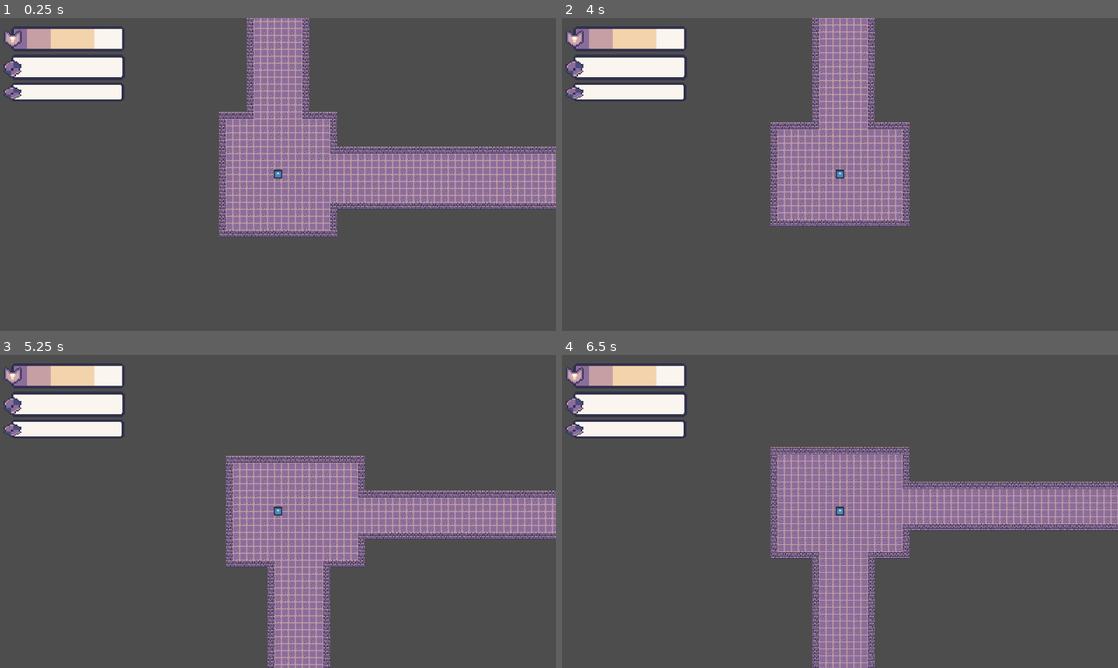
Above: before the commit, frames 1-4 (two rows, left to right).
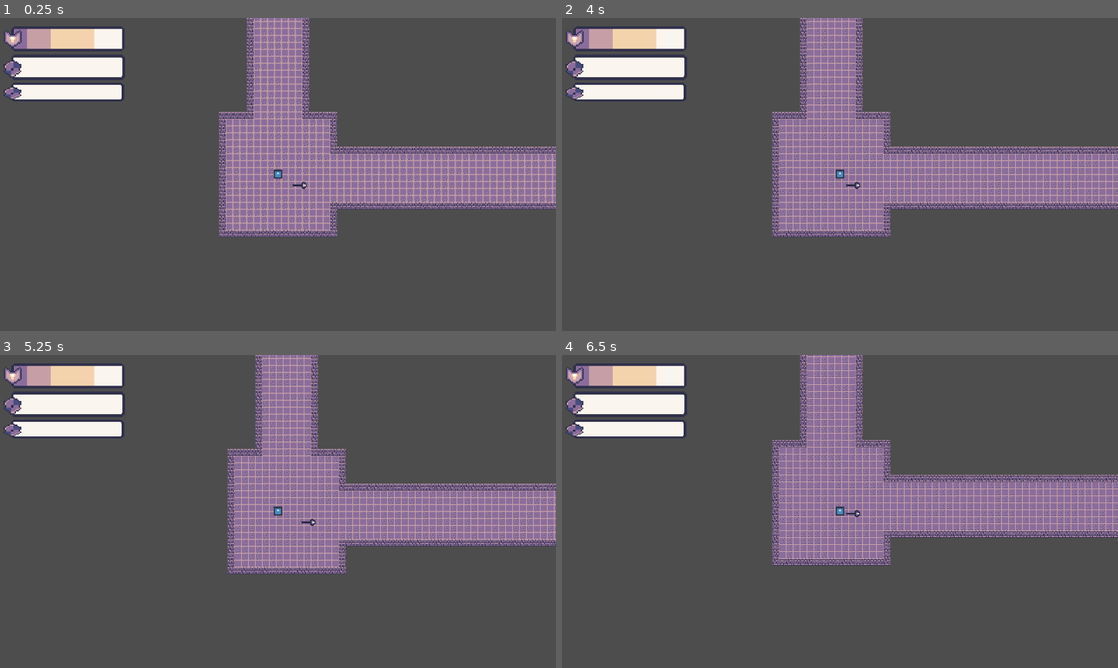
Above: after the commit, the same moments.

Repository: chabsseu/Stauffs-and-Magic
Game: Godot game, scene res://Scenes/Map/dungeon_generation.tscn
Two runs of this game, one before a commit and one after it. Both use one fixed random seed, a clock stepped at 60 frames per second and the inputs below. This scene is started directly instead of the project's main scene. The engine's default icon, where the game draws it, is replaced by a stand-in: a white triangle on a blue panel in a dark square.
Inputs (mouse positions are in pixels of both pictures, inside the frame that each line leads up to):
- Up to frame 1 (0.25 s): no input
- Up to frame 2 (4 s): tap Enter at 0.5, 2, 3.5 s; move the mouse to (962, 158) at 0.52 s; tap A (A) at 0.6 s; tap D (D) at 0.8, 1.35 s; tap Space at 1.25, 2.75 s; move the mouse to (728, 190) at 1.27 s; tap S (S) at 1.55, 2.1 s; move the mouse to (895, 105) at 2.02 s; tap W (W) at 2.3, 2.85 s; move the mouse to (812, 237) at 2.77 s; click (812, 237) at 3.05 s; move the mouse to (1006, 221) at 3.52 s; press the mouse at (1006, 221) at 3.53 s; tap 1 at 3.8 s
- Up to frame 3 (5.25 s): right-click (444, 558) at 4.15 s; tap Space at 4.25 s; move the mouse to (111, 464) at 4.27 s; release the mouse at (111, 464) at 4.28 s; tap 1 at 4.35 s; tap A (A) at 4.55, 5.1 s; move the mouse to (305, 511) at 5.02 s
- Up to frame 4 (6.5 s): tap D (D) at 5.3, 5.85 s; move the mouse to (756, 433) at 5.77 s; tap S (S) at 6.05 s

The runs differ from the first frame. In frame 1, less than 0.1% of the frame differs, in the area x 52-56%, y 52-55%; in frame 2, 16%, in the area x 37-100%, y 0-70%; in frame 3, 14%; in frame 4, 15%.

Commit message:
added a weapon in the spawn room rename the scene and script of the normal staff

Diff:
--- a/Scenes/Map/dungeon_generation.tscn
+++ b/Scenes/Map/dungeon_generation.tscn
@@ -3,6 +3,8 @@
 [ext_resource type="Script" uid="uid://dsp08475xingl" path="res://Scripts/Map/dungeon_generation.gd" id="1_ngs3x"]
 [ext_resource type="Texture2D" uid="uid://blw7wkta0c20d" path="res://Assets/Tilemaps/Tilemap.png" id="2_eo2qp"]
 [ext_resource type="PackedScene" uid="uid://c2xkrph0al5nw" path="res://Scenes/Player/player.tscn" id="3_i8072"]
+[ext_resource type="PackedScene" uid="uid://bb8c2mi17642k" path="res://Scenes/Weapon/normal_staff.tscn" id="4_eo2qp"]
+[ext_resource type="PackedScene" uid="uid://vwhok55g8tdn" path="res://Scenes/Weapon/weapon_pickup.tscn" id="4_i8072"]
 
 [sub_resource type="TileSetAtlasSource" id="TileSetAtlasSource_qpfl8"]
 texture = ExtResource("2_eo2qp")
@@ -20,12 +22,16 @@
 physics_layer_0/collision_mask = 3
 sources/0 = SubResource("TileSetAtlasSource_qpfl8")
 
-[node name="DungeonGeneration" type="Node2D" unique_id=944595626 node_paths=PackedStringArray("tilemap", "player")]
+[node name="DungeonGeneration" type="Node2D" unique_id=944595626 node_paths=PackedStringArray("tilemap", "player", "weapon")]
 script = ExtResource("1_ngs3x")
 tilemap = NodePath("TileMapLayer")
 player = NodePath("Player")
+weapon = NodePath("WeaponPickup")
 
 [node name="TileMapLayer" type="TileMapLayer" parent="." unique_id=130257482]
 tile_set = SubResource("TileSet_43nnj")
 
 [node name="Player" parent="." unique_id=672141086 instance=ExtResource("3_i8072")]
+
+[node name="WeaponPickup" parent="." unique_id=1111887552 instance=ExtResource("4_i8072")]
+weapon_scene = ExtResource("4_eo2qp")
--- a/Scenes/Weapon/fireball.tscn
+++ b/Scenes/Weapon/normal_bullet.tscn
@@ -1,6 +1,6 @@
-[gd_scene load_steps=7 format=3 uid="uid://cwhm57krd0ufx"]
+[gd_scene format=3 uid="uid://b73i2gtjsahu6"]
 
-[ext_resource type="Script" uid="uid://ctg5an4ukt77v" path="res://Scripts/Weapon/fireball.gd" id="1_yaaur"]
+[ext_resource type="Script" uid="uid://cmohr82nnlqm4" path="res://Scripts/Weapon/normal_bullet.gd" id="1_v2b01"]
 [ext_resource type="Texture2D" uid="uid://dd6mfgqr2awsl" path="res://Assets/Weapon/normal_bullet.png" id="2_yaaur"]
 
 [sub_resource type="CircleShape2D" id="CircleShape2D_yaaur"]
@@ -28,18 +28,18 @@
 "speed": 5.0
 }]
 
-[node name="fireball" type="Area2D"]
-script = ExtResource("1_yaaur")
+[node name="normal_bullet" type="Area2D" unique_id=1588335064]
+script = ExtResource("1_v2b01")
 
-[node name="CollisionShape2D" type="CollisionShape2D" parent="."]
+[node name="CollisionShape2D" type="CollisionShape2D" parent="." unique_id=104939407]
 position = Vector2(1, 0)
 shape = SubResource("CircleShape2D_yaaur")
 
-[node name="VisibleOnScreenNotifier2D" type="VisibleOnScreenNotifier2D" parent="."]
+[node name="VisibleOnScreenNotifier2D" type="VisibleOnScreenNotifier2D" parent="." unique_id=1288859332]
 position = Vector2(-3, -15)
-rect = Rect2(-6, -41, 16, 111)
+rect = Rect2(-6, -810, 16, 1649)
 
-[node name="AnimatedSprite2D" type="AnimatedSprite2D" parent="."]
+[node name="AnimatedSprite2D" type="AnimatedSprite2D" parent="." unique_id=984065580]
 position = Vector2(1, 0)
 sprite_frames = SubResource("SpriteFrames_r7n0h")
 animation = &"fire"
--- a/Scenes/Weapon/fireball_skill.tscn
+++ b/Scenes/Weapon/normal_bullet_skill.tscn
@@ -1,7 +1,7 @@
-[gd_scene load_steps=7 format=3 uid="uid://dgiwswgaq7vv8"]
+[gd_scene format=3 uid="uid://lwe3lo5254o3"]
 
 [ext_resource type="Texture2D" uid="uid://dd6mfgqr2awsl" path="res://Assets/Weapon/normal_bullet.png" id="1_og70o"]
-[ext_resource type="Script" uid="uid://ctrgcril7ql8p" path="res://Scripts/Weapon/fireball_skill.gd" id="1_uf4oa"]
+[ext_resource type="Script" uid="uid://ykyp0fhxb2lj" path="res://Scripts/Weapon/normal_bullet_skill.gd" id="1_qp76t"]
 
 [sub_resource type="AtlasTexture" id="AtlasTexture_uf4oa"]
 atlas = ExtResource("1_og70o")
@@ -28,25 +28,19 @@
 [sub_resource type="CircleShape2D" id="CircleShape2D_776a2"]
 radius = 7.5
 
-[node name="Skill" type="Area2D"]
+[node name="Skill" type="Area2D" unique_id=1588988306]
 scale = Vector2(2, 2)
-script = ExtResource("1_uf4oa")
-speed = null
-damage = null
-has_status_effect = null
-effect_type = null
-effect_duration = null
-effect_value = null
+script = ExtResource("1_qp76t")
 
-[node name="AnimatedSprite2D" type="AnimatedSprite2D" parent="."]
+[node name="AnimatedSprite2D" type="AnimatedSprite2D" parent="." unique_id=483286188]
 sprite_frames = SubResource("SpriteFrames_2uye3")
 animation = &"skill"
 
-[node name="CollisionShape2D" type="CollisionShape2D" parent="."]
+[node name="CollisionShape2D" type="CollisionShape2D" parent="." unique_id=1275528258]
 shape = SubResource("CircleShape2D_776a2")
 
-[node name="VisibleOnScreenEnabler2D" type="VisibleOnScreenEnabler2D" parent="."]
-rect = Rect2(-7.5, -31.5, 15, 78)
+[node name="VisibleOnScreenEnabler2D" type="VisibleOnScreenEnabler2D" parent="." unique_id=747105646]
+rect = Rect2(-7.5, -400, 15, 816.5)
 
 [connection signal="body_entered" from="." to="." method="_on_body_entered"]
 [connection signal="screen_exited" from="VisibleOnScreenEnabler2D" to="." method="_on_visible_on_screen_enabler_2d_screen_exited"]
--- a/Scripts/Map/dungeon_generation.gd
+++ b/Scripts/Map/dungeon_generation.gd
@@ -2,7 +2,7 @@
 
 @export var tilemap : TileMapLayer
 @export var player : CharacterBody2D
-
+@export var weapon : Node2D
 const DUNGEON_WIDTH = 800
 const DUNGEON_HEIGHT = 800
 const MIN_CORRIDOR_LENGTH = 18
@@ -19,10 +19,10 @@
 func _ready():
 	create_dungeon()
 
-func _input(event):
-	if event is InputEventKey and event.is_pressed():
-		if event.keycode == KEY_1:
-			create_dungeon()
+# func _input(event):
+# 	if event is InputEventKey and event.is_pressed():
+# 		if event.keycode == KEY_1:
+# 			create_dungeon()
 
 # --------------------------------------------------
 # MAIN GENERATION
@@ -277,7 +277,22 @@
 	place_player(rooms)
 	add_walls()
 	render_dungeon()
-
+	weapon_place(rooms)
+# --------------------------------------------------
+# Weapon
+# --------------------------------------------------
+
+func weapon_place(rooms : Array[Rect2]):
+	if rooms.is_empty():
+		return
+
+	var spawn_room = rooms[0]
+	var base_pos = spawn_room.get_center() * 16
+
+	# offset by 20 pixels right, 10 pixels down
+	var offset = Vector2(50, 25)
+
+	weapon.position = base_pos + offset
 # --------------------------------------------------
 # PLAYER SPAWN
 # --------------------------------------------------
--- a/Scripts/Weapon/fireball.gd
+++ b/Scripts/Weapon/normal_bullet.gd
@@ -1,6 +1,6 @@
 extends Area2D
 
-@export var speed := 300
+@export var speed := 400
 @export var damage := 1
 
 @onready var sprite: AnimatedSprite2D = $AnimatedSprite2D
--- a/Scripts/Weapon/normal_staff.gd
+++ b/Scripts/Weapon/normal_staff.gd
@@ -1,7 +1,7 @@
 extends Node2D
 
-@onready var projectile_scene = preload("res://Scenes/Weapon/fireball.tscn")
-@onready var skill_scene = preload("res://Scenes/Weapon/fireball_skill.tscn")
+@onready var projectile_scene = preload("res://Scenes/Weapon/normal_bullet.tscn")
+@onready var skill_scene = preload("res://Scenes/Weapon/normal_bullet_skill.tscn")
 @onready var marker: Marker2D = $Marker2D
 
 #@export var cooldown: float = 0.2
Not shown, removed: Scripts/Weapon/fireball.gd.uid
Not shown, removed: Scripts/Weapon/fireball_skill.gd.uid
Not shown, added: Scripts/Weapon/normal_bullet.gd.uid
Renamed: Scripts/Weapon/fireball_skill.gd -> Scripts/Weapon/normal_bullet_skill.gd
Not shown, added: Scripts/Weapon/normal_bullet_skill.gd.uid
